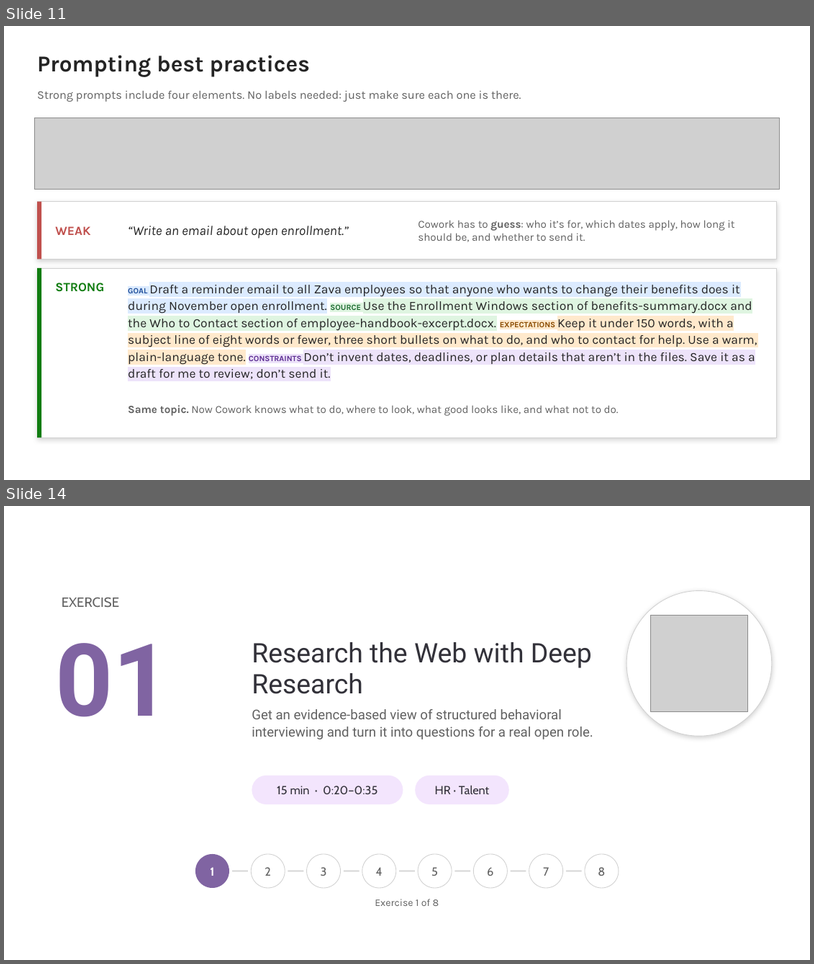
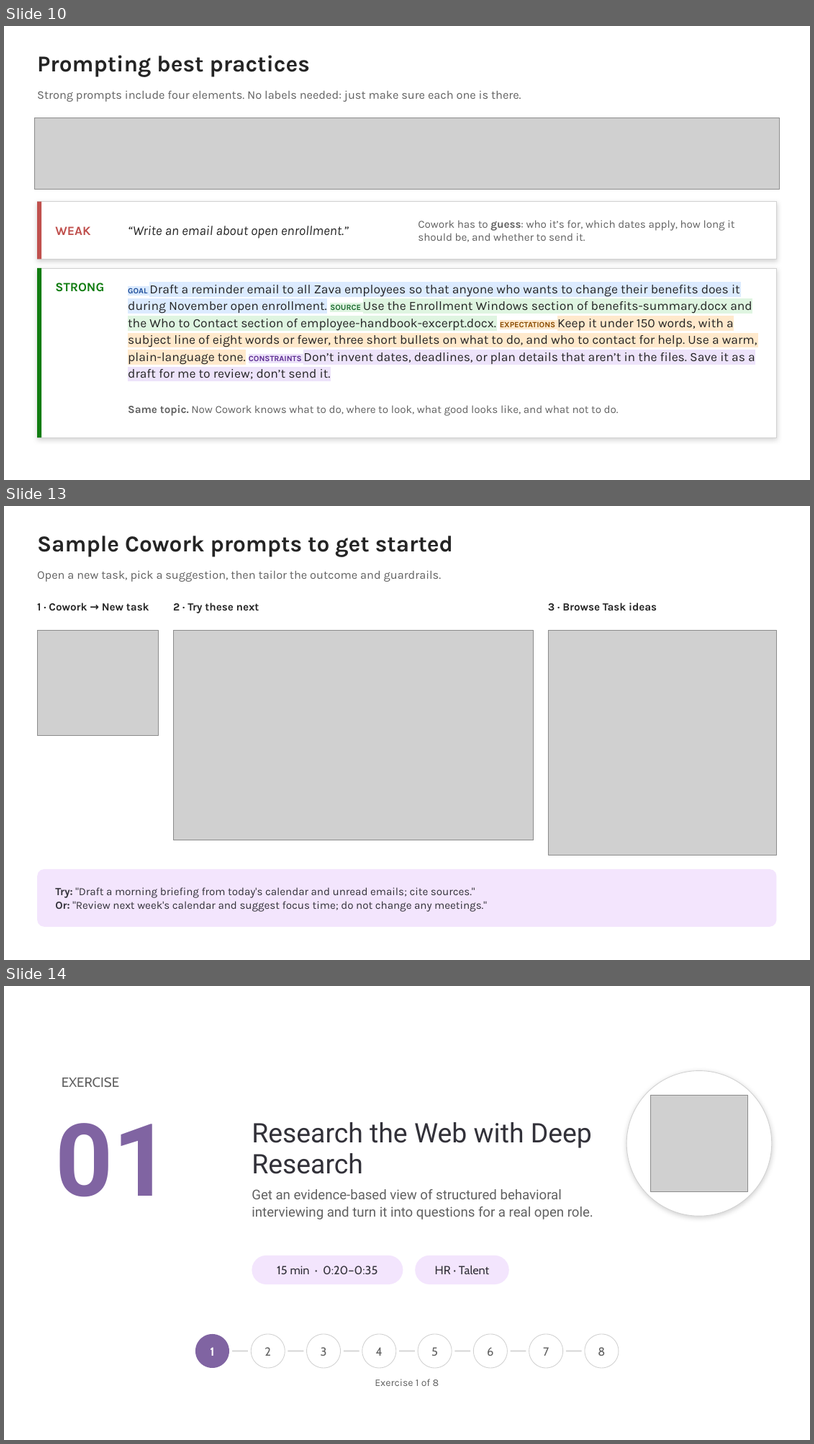
Before and after one commit to ragage/ai_hr_cowork_workshop, a slide deck: instructor/instructor-deck.pptx. Shown one above the other, each under a label of ours: slides 11 and 14 before the commit, slides 10, 13 and 14 after it; the slides between them are not shown. The pictures are 814x964 and 814x1444 pixels, drawn with LibreOffice and Linux fonts; fonts in the diff are those of the drawing; grey boxes stand for pictures; background and template pictures are left out. Boxes give left, top, right and bottom in pixels: in the first picture for what was removed or moved away, otherwise in the second. Text is boxed around its words. In the diff, an @@ line names an element or a change of style, - is before the commit and + after.

```diff
--- a/instructor/instructor-deck.pptx
+++ b/instructor/instructor-deck.pptx
@@ slide 13 added at bbox=[4, 506, 810, 960], background #FFFFFF @@
@@ text added at bbox=[37, 536, 453, 557], 27 pt, text #242424, bold @@
+Sample Cowork prompts to get started
@@ text added at bbox=[37, 571, 442, 582], 14 pt, text #616161 @@
+Open a new task, pick a suggestion, then tailor the outcome and guardrails.
@@ text added at bbox=[37, 602, 149, 610], 13 pt, text #242424, bold @@
+1 · Cowork → New task
@@ text added at bbox=[173, 602, 260, 613], 13 pt, text #242424, bold @@
+2 · Try these next
@@ text added at bbox=[548, 602, 657, 610], 13 pt, text #242424, bold @@
+3 · Browse Task ideas
@@ picture added at bbox=[37, 630, 158, 735] @@
@@ picture added at bbox=[173, 630, 533, 839] @@
@@ picture added at bbox=[548, 630, 777, 855] @@
@@ rounded rectangle added at bbox=[37, 869, 777, 926], fill #F3E5FD @@
@@ text added at bbox=[55, 887, 487, 911], 13 pt, text #323139 @@
+Try: "Draft a morning briefing from today's calendar and unread emails; cite sources."
+Or: "Review next week's calendar and suggest focus time; do not change any meetings."
@@ what was slide 11 is now slide 10 @@
```
Also in this commit, not shown: 1 slide changed, 22 other files.
